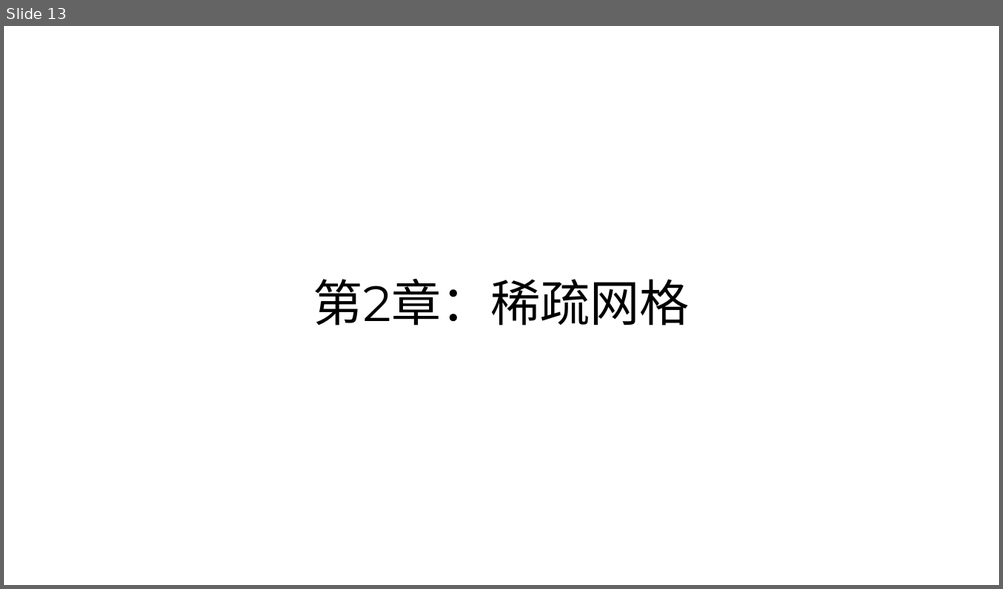
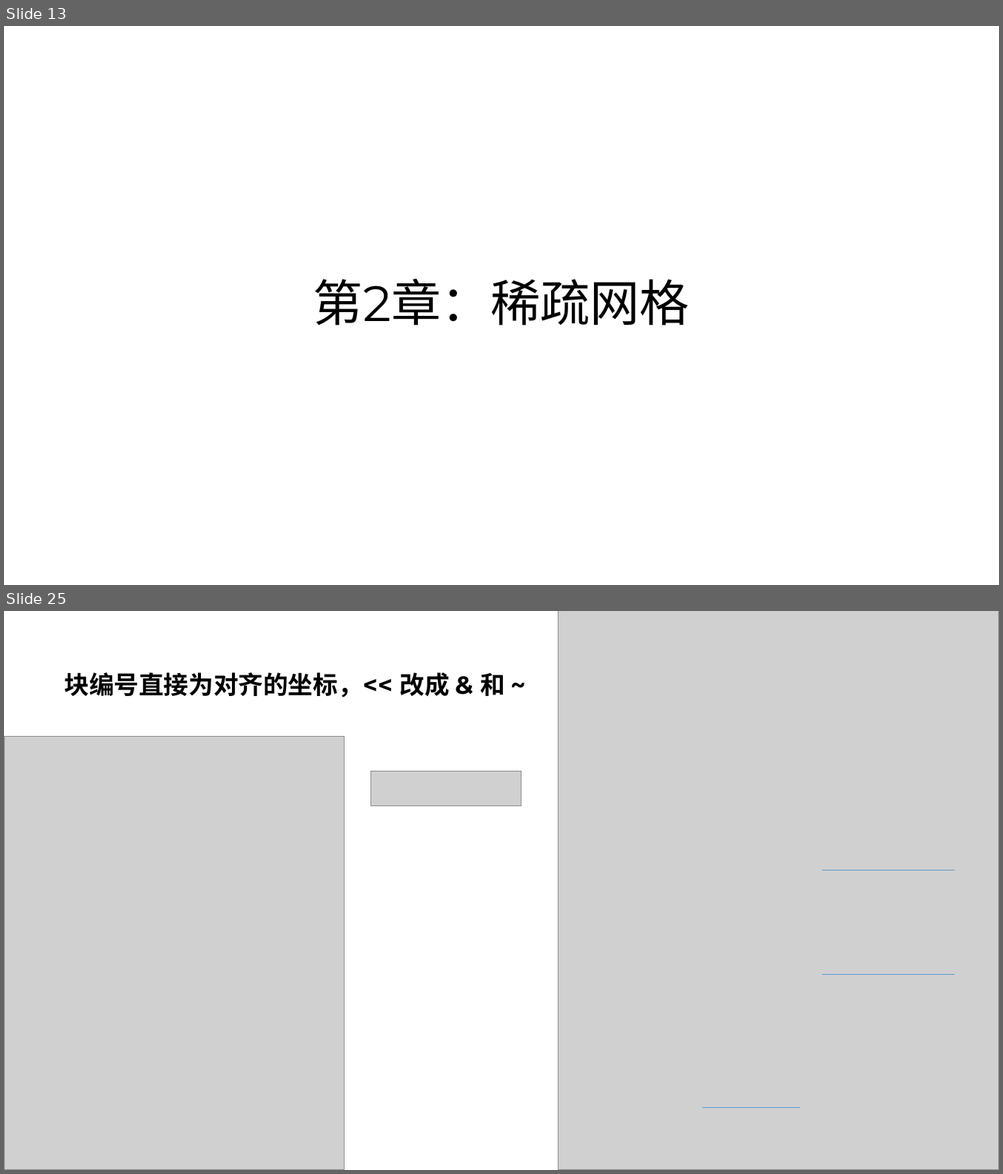
Before and after one commit to parallel101/course, a slide deck: 10/slides.pptx. Shown one above the other, each under a label of ours: slide 13 before the commit, slides 13 and 25 after it; the slides between them are not shown. The pictures are 1003x589 and 1003x1174 pixels, drawn with LibreOffice and Linux fonts; fonts in the diff are those of the drawing; grey boxes stand for pictures. Boxes give left, top, right and bottom in pixels: in the first picture for what was removed or moved away, otherwise in the second. Text is boxed around its words. In the diff, an @@ line names an element or a change of style, - is before the commit and + after.

```diff
--- a/10/slides.pptx
+++ b/10/slides.pptx
@@ slide 25 added at (x1=4, y1=611, x2=999, y2=1170), background #FFFFFF @@
@@ picture added at (x1=558, y1=611, x2=999, y2=1170) @@
@@ title added at (x1=64, y1=672, x2=505, y2=698), 24 pt, text #000000, bold @@
+块编号直接为对齐的坐标，<< 改成 & 和 ~
@@ picture added at (x1=4, y1=736, x2=344, y2=1170) @@
@@ picture added at (x1=371, y1=772, x2=521, y2=806) @@
@@ line added from (822, 871) to (955, 871), #5B9BD5 0.5 pt @@
@@ line added from (822, 974) to (955, 974), #5B9BD5 0.5 pt @@
@@ line added from (702, 1108) to (800, 1108), #5B9BD5 0.5 pt @@
```
Also in this commit, not shown: 1 slide changed, 12 other slides added, 16 other files.
